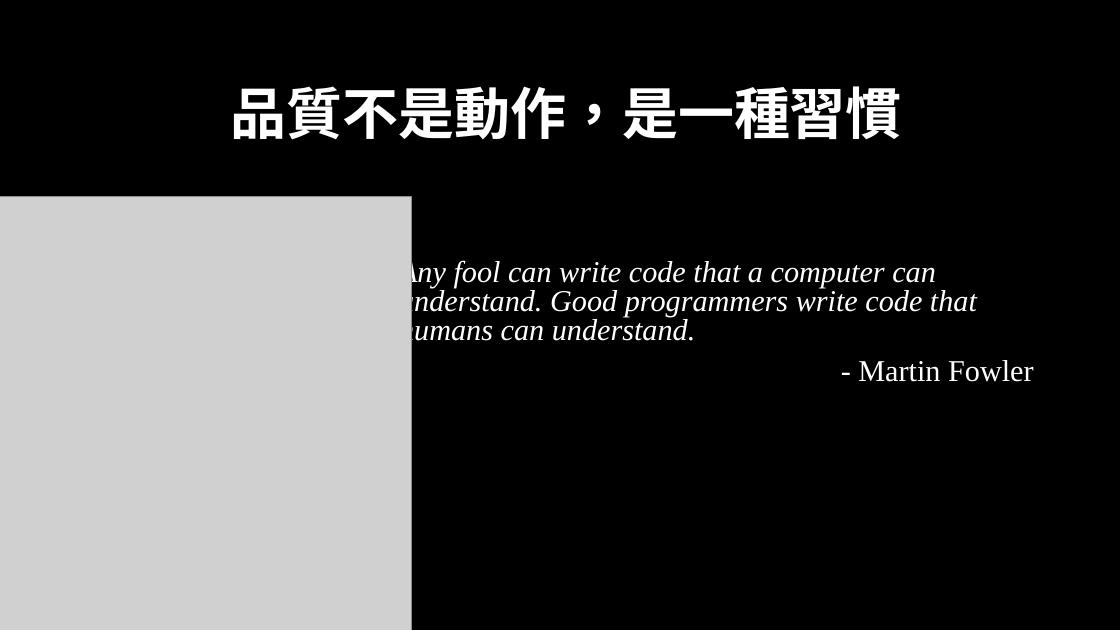
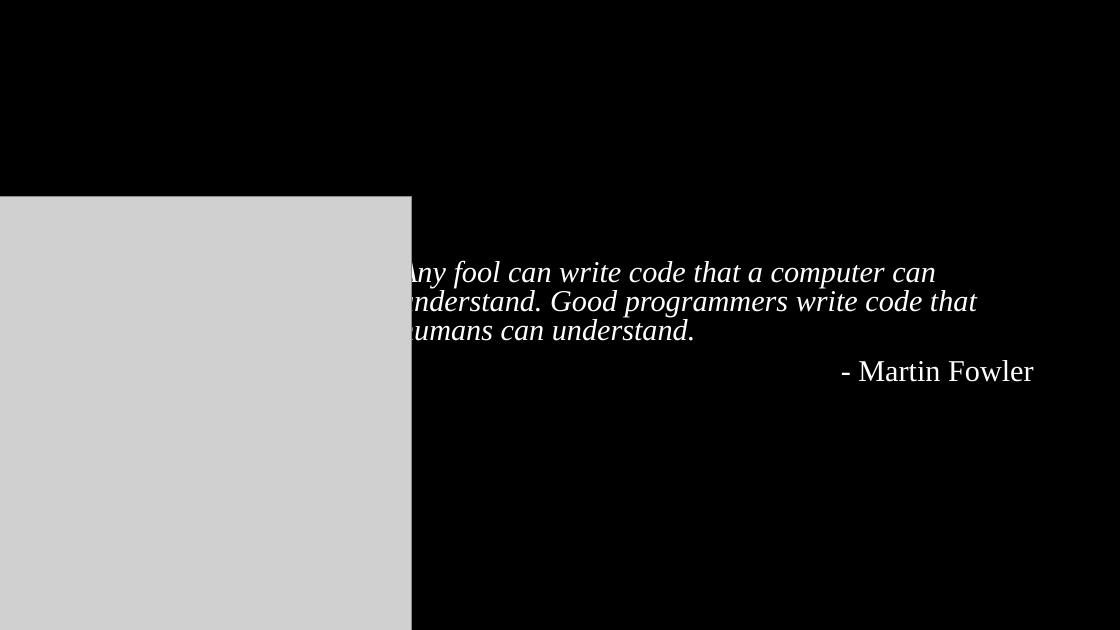
Before and after one commit to likesm0887/2019_HappyCamp_C-_Example, a slide deck: slide 2 of Code Smell.pptx (slide 6 before the commit). Drawn at 1120x630 pixels with LibreOffice and Linux fonts; fonts in the diff are those of the drawing; grey boxes stand for pictures. Boxes give left, top, right and bottom in pixels: in the first picture for what was removed or moved away, otherwise in the second. Text is boxed around its words. In the diff, an @@ line names an element or a change of style, - is before the commit and + after.

```diff
--- a/Code Smell.pptx
+++ b/Code Smell.pptx
@@ text removed at <box>230,86,902,140</box> @@
-品質不是動作，是一種習慣
```
Also in this commit, not shown: 1 other slide changed, 2 slides added.
